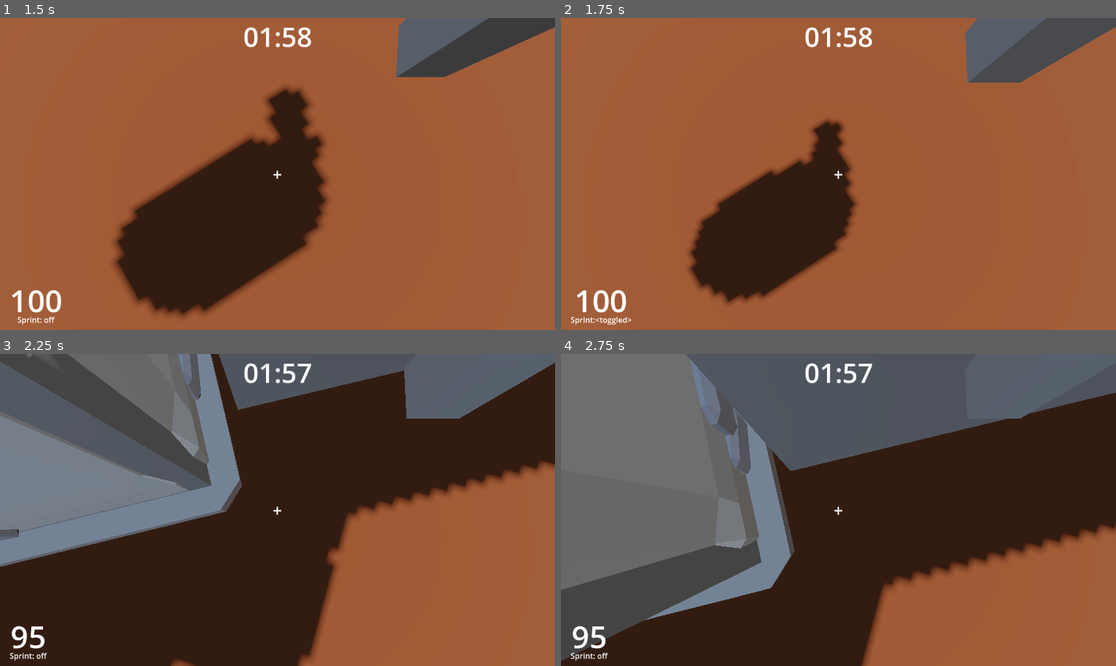
Above: before the commit, frames 1-4 (two rows, left to right).
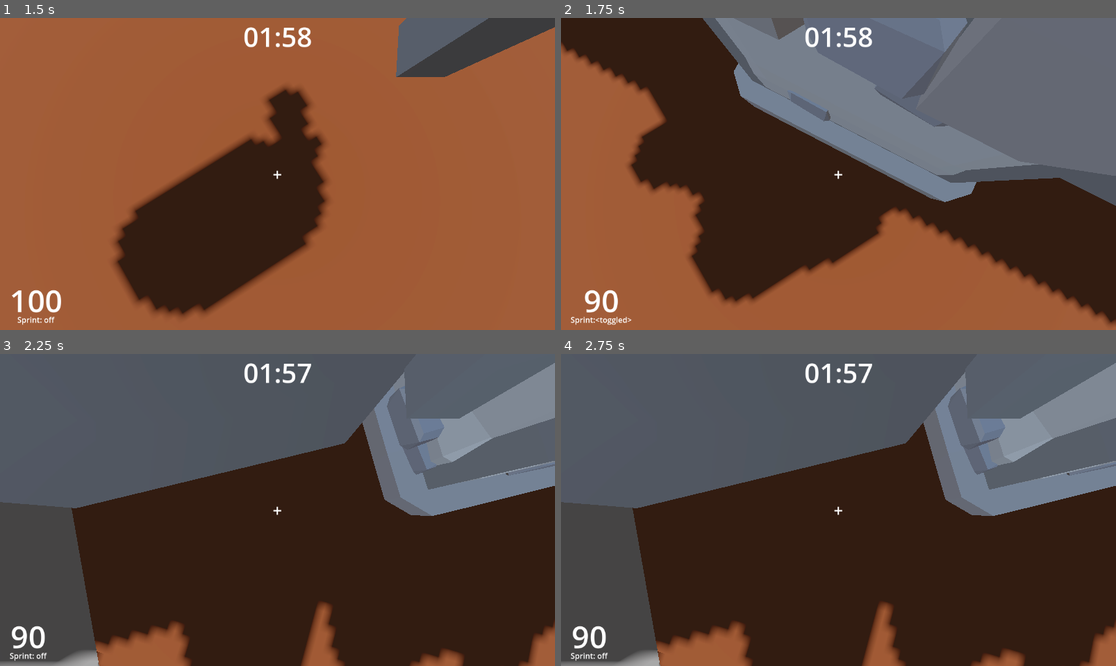
Above: after the commit, the same moments.

Repository: CSbean/Tower-Blaster
Game: Godot game, scene res://world.tscn
The game is run twice, just before and just after one commit, with the same random seed, the same clock (stepped at 60 frames per second) and the same inputs.
Inputs (mouse positions are in pixels of both pictures, inside the frame that each line leads up to):
- Up to frame 1 (1.5 s): move the mouse to (305, 174) at 0.52 s; hold Up (ui_up) from 0.53 s (still down); right-click (305, 174) at 0.6 s; tap Space (jump) at 0.77 s; click (305, 174) at 0.8 s; move the mouse to (249, 174) at 1.27 s; click (249, 174) at 1.35 s
- Up to frame 2 (1.75 s): keep holding Up (ui_up); tap Space (jump) at 1.52 s; tap Shift (sprint_toggle) at 1.55 s
- Up to frame 3 (2.25 s): keep holding Up (ui_up); move the mouse to (288, 503) at 2.02 s; tap Shift (sprint_toggle) at 2.1 s
- Up to frame 4 (2.75 s): keep holding Up (ui_up); right-click (849, 503) at 2.3 s

Frame 1 is identical in both runs. In frame 2, 59% of the frame differs, in the area x 0-100%, y 0-99%; in frame 3, 61%, in the area x 0-100%, y 0-100%; in frame 4, 53%.

Commit message:
made the turrets have a range and started the win and loss conditions

Diff:
--- a/tower-blaster/base.gd
+++ b/tower-blaster/base.gd
@@ -6,6 +6,7 @@
 
 
 var health = 100
+var win = false
 # Called when the node enters the scene tree for the first time.
 func _ready() -> void:
 	pass # Replace with function body.
@@ -19,6 +20,8 @@
 	health -= num
 	if health <= 0:
 		explode()
+		win = true
+
 	#https://www.youtube.com/watch?v=Afq4P6sS-xY
 	if progress_bar.value < num:
 		num = progress_bar.value
--- a/tower-blaster/character_body_3d.gd
+++ b/tower-blaster/character_body_3d.gd
@@ -17,41 +17,42 @@
 var camra_sense := 50
 var capMouse := false
 var sprinting = false
-var gameOver = false
+var playing = true
 
 func _ready() -> void:
 	change_mouse()
 
 
 func _process(_delta: float) -> void:
-	if Input.is_action_just_pressed("shoot"):
-		gun.play("shoot")
-		if ray_cast_3d.is_colliding():
-			if ray_cast_3d.get_collider() is Area3D:
-				ray_cast_3d.get_collider().queue_free()
-			if ray_cast_3d.get_collider().get_parent() is Base:
-				ray_cast_3d.get_collider().get_parent().take_damage(0.5)
-	if Input.is_action_just_pressed("sprint_toggle"):
-		if not sprinting:
-			sprinting = true
-			SPEED = 15.0
-			ui.sprint_toggle()
-		else:
-			sprinting = false
-			SPEED = 5.0
-			ui.sprint_toggle()
-	#projectile.direction = (ray.target_position - ray.global_position).normalized()
-	if Input.is_action_just_pressed("melee"):
-		if ray_cast_3d.is_colliding() and ray_cast_3d.get_collider() is Area3D:
-			var dist = ray_cast_3d.get_collision_point().distance_to(global_position)
-			if dist < 5:
-				#ray_cast_3d.get_collider().reverse_direction(ray_cast_3d.get_collision_normal())
-				#var global_dir = ($RayCast3D.to_global($RayCast3D.target_position) - $RayCast3D.global_position).normalized()
-				#ray_cast_3d.get_collider().direction = ray_cast_3d.to_global((ray_cast_3d.target_position + ray_cast_3d.global_position)).normalized()
-				#ray_cast_3d.get_collider().direction = to_global(rotation.normalized())
-				#print(ray_cast_3d.target_position + ray_cast_3d.global_position)
-				ray_cast_3d.get_collider().direction = global_position.direction_to(marker_3d.global_position)
-				ray_cast_3d.get_collider().parryed()
+	if playing:
+		if Input.is_action_just_pressed("shoot"):
+			gun.play("shoot")
+			if ray_cast_3d.is_colliding():
+				if ray_cast_3d.get_collider() is Area3D:
+					ray_cast_3d.get_collider().queue_free()
+				if ray_cast_3d.get_collider().get_parent() is Base:
+					ray_cast_3d.get_collider().get_parent().take_damage(0.5)
+		if Input.is_action_just_pressed("sprint_toggle"):
+			if not sprinting:
+				sprinting = true
+				SPEED = 50.0#15.0
+				ui.sprint_toggle()
+			else:
+				sprinting = false
+				SPEED = 5.0
+				ui.sprint_toggle()
+		#projectile.direction = (ray.target_position - ray.global_position).normalized()
+		if Input.is_action_just_pressed("melee"):
+			if ray_cast_3d.is_colliding() and ray_cast_3d.get_collider() is Area3D:
+				var dist = ray_cast_3d.get_collision_point().distance_to(global_position)
+				if dist < 5:
+					#ray_cast_3d.get_collider().reverse_direction(ray_cast_3d.get_collision_normal())
+					#var global_dir = ($RayCast3D.to_global($RayCast3D.target_position) - $RayCast3D.global_position).normalized()
+					#ray_cast_3d.get_collider().direction = ray_cast_3d.to_global((ray_cast_3d.target_position + ray_cast_3d.global_position)).normalized()
+					#ray_cast_3d.get_collider().direction = to_global(rotation.normalized())
+					#print(ray_cast_3d.target_position + ray_cast_3d.global_position)
+					ray_cast_3d.get_collider().direction = global_position.direction_to(marker_3d.global_position)
+					ray_cast_3d.get_collider().parryed()
 
 func _physics_process(delta: float) -> void:
 	# Add the gravity.
--- a/tower-blaster/project.godot
+++ b/tower-blaster/project.godot
@@ -14,6 +14,10 @@
 run/main_scene="uid://ccfctcrw0lrm5"
 config/features=PackedStringArray("4.6", "Forward Plus")
 config/icon="res://icon.svg"
+
+[global_group]
+
+turets=""
 
 [input]
 
--- a/tower-blaster/turret.gd
+++ b/tower-blaster/turret.gd
@@ -10,7 +10,7 @@
 
 @export var rangeX = 20
 @export var rangeZ = 20
-
+@export var color:Color=Color.INDIAN_RED
 var proj = preload("res://cannon_projectile.tscn")
 var health = 100
 var alive = true
@@ -18,7 +18,10 @@
 
 # Called when the node enters the scene tree for the first time.
 func _ready() -> void:
-	collision_shape_3d.shape.size = Vector3(rangeX,5,rangeZ)
+	var range_box := BoxShape3D.new()
+	range_box.size=Vector3(rangeX,5,rangeZ)
+	collision_shape_3d.shape = range_box
+	collision_shape_3d.debug_color=color
 	print(name,collision_shape_3d.shape.size)
 
 # Called every frame. 'delta' is the elapsed time since the previous frame.
--- a/tower-blaster/turret.tscn
+++ b/tower-blaster/turret.tscn
@@ -45,9 +45,9 @@
 size = Vector3(2, 2, 2)
 
 [sub_resource type="BoxShape3D" id="BoxShape3D_coqkk"]
-size = Vector3(20, 5, 20)
+size = Vector3(50, 5, 50)
 
-[node name="turret" type="Node3D" unique_id=1242701056]
+[node name="turret" type="Node3D" unique_id=1242701056 groups=["turets"]]
 script = ExtResource("1_c5apd")
 
 [node name="CSGBox3D" type="CSGBox3D" parent="." unique_id=926542846]
@@ -86,6 +86,7 @@
 [node name="CollisionShape3D" type="CollisionShape3D" parent="Area3D2" unique_id=1140544727]
 transform = Transform3D(1, 0, 0, 0, 1, 0, 0, 0, 1, 0, 2.5, 0)
 shape = SubResource("BoxShape3D_coqkk")
+debug_color = Color(6.545782e-06, 0.6386082, 0.7465791, 0.41960785)
 
 [connection signal="timeout" from="Timer" to="." method="_on_timer_timeout"]
 [connection signal="body_entered" from="Area3D2" to="." method="_on_area_3d_2_body_entered"]
--- a/tower-blaster/ui.gd
+++ b/tower-blaster/ui.gd
@@ -6,9 +6,12 @@
 @onready var time: Label = $CanvasLayer/time
 @onready var timer: Timer = $Timer
 
+
 signal timeOut
 
 var ST = false
+var win = false
+var loss = false
 # Called when the node enters the scene tree for the first time.
 func _ready() -> void:
 	pass # Replace with function body.
@@ -16,7 +19,14 @@
 
 # Called every frame. 'delta' is the elapsed time since the previous frame.
 func _process(_delta: float) -> void:
-	time.text = format_time(timer.time_left) #str(int(timer.time_left))
+	time.text = format_time(timer.time_left)
+	if win:
+		sprint_t.visible = false
+		health.visible = false
+		time.visible = false
+	if loss:
+		pass
+
 
 func update_health(num)->void:
 	health.text = str(num)
--- a/tower-blaster/world.gd
+++ b/tower-blaster/world.gd
@@ -2,6 +2,7 @@
 
 @onready var ui: Control = $UI
 @onready var player: Player = $Player
+@onready var base: Base = $Base
 
 # Called when the node enters the scene tree for the first time.
 func _ready() -> void:
@@ -10,8 +11,16 @@
 
 # Called every frame. 'delta' is the elapsed time since the previous frame.
 func _process(delta: float) -> void:
-	pass
+	if base.win:#start here
+		ui.win = true
+		gameWin()
 
 func gameOver()->void:
-	if ui.timeOut:
-		player.gameOver = true
+	if ui.timeOut or ui.loss:
+		player.playing = false
+
+func gameWin()->void:
+	if ui.win:
+		player.playing = false #.alive = false
+		for obj in get_tree().get_nodes_in_group("turets"):
+			obj.alive = false
--- a/tower-blaster/world.tscn
+++ b/tower-blaster/world.tscn
@@ -46,9 +46,15 @@
 
 [node name="turret12" parent="." unique_id=735083019 instance=ExtResource("2_fj7yv")]
 transform = Transform3D(1, 0, 0, 0, 1, 0, 0, 0, 1, -9.496182, 0, -31.5074)
+rangeX = 70
+rangeZ = 70
+color = Color(0.3893333, 0.8, 0.35999998, 1)
 
 [node name="turret13" parent="." unique_id=236917064 instance=ExtResource("2_fj7yv")]
 transform = Transform3D(1, 0, 0, 0, 1, 0, 0, 0, 1, 13.245674, 0, -18.891153)
+rangeX = 70
+rangeZ = 40
+color = Color(0.1951851, 0.29397863, 0.55650055, 1)
 
 [node name="UI" parent="." unique_id=812937870 instance=ExtResource("3_tlwt5")]
 
@@ -57,35 +63,53 @@
 
 [node name="turret2" parent="." unique_id=2099862574 instance=ExtResource("2_fj7yv")]
 transform = Transform3D(1, 0, 0, 0, 1, 0, 0, 0, 1, -46.429543, 0, 34.596)
+rangeX = 200
+rangeZ = 50
+
+[node name="turret3" parent="." unique_id=602886092 instance=ExtResource("2_fj7yv")]
+transform = Transform3D(1, 0, 0, 0, 1, 0, 0, 0, 1, -26.934475, 0, 24.684368)
+rangeX = 200
+rangeZ = 200
+
+[node name="turret5" parent="." unique_id=492311267 instance=ExtResource("2_fj7yv")]
+transform = Transform3D(1, 0, 0, 0, 1, 0, 0, 0, 1, -30.5989, 0, 9.82831)
+rangeX = 200
+rangeZ = 200
+
+[node name="turret6" parent="." unique_id=944390453 instance=ExtResource("2_fj7yv")]
+transform = Transform3D(1, 0, 0, 0, 1, 0, 0, 0, 1, -36.48646, 0, -11.652382)
+rangeX = 200
+rangeZ = 200
+
+[node name="turret11" parent="." unique_id=1914788794 instance=ExtResource("2_fj7yv")]
+transform = Transform3D(1, 0, 0, 0, 1, 0, 0, 0, 1, -22.054148, 0, -37.309006)
+rangeX = 200
+rangeZ = 200
+
+[node name="turret4" parent="." unique_id=1111293291 instance=ExtResource("2_fj7yv")]
+transform = Transform3D(1, 0, 0, 0, 1, 0, 0, 0, 1, 2.94, 0, 24.684)
+rangeX = 200
+rangeZ = 200
+
+[node name="turret10" parent="." unique_id=1980835822 instance=ExtResource("2_fj7yv")]
+transform = Transform3D(1, 0, 0, 0, 1, 0, 0, 0, 1, 37.482113, 0, 34.399296)
+rangeX = 40
+rangeZ = 40
+
+[node name="turret7" parent="." unique_id=1031691807 instance=ExtResource("2_fj7yv")]
+transform = Transform3D(1, 0, 0, 0, 1, 0, 0, 0, 1, 29.703056, 0, 9.033512)
 rangeX = 100
 rangeZ = 100
 
-[node name="turret3" parent="." unique_id=602886092 instance=ExtResource("2_fj7yv")]
-transform = Transform3D(1, 0, 0, 0, 1, 0, 0, 0, 1, -26.934475, 0, 24.684368)
-
-[node name="turret5" parent="." unique_id=492311267 instance=ExtResource("2_fj7yv")]
-transform = Transform3D(1, 0, 0, 0, 1, 0, 0, 0, 1, -30.5989, 0, 9.82831)
-
-[node name="turret6" parent="." unique_id=944390453 instance=ExtResource("2_fj7yv")]
-transform = Transform3D(1, 0, 0, 0, 1, 0, 0, 0, 1, -36.48646, 0, -11.652382)
-
-[node name="turret11" parent="." unique_id=1914788794 instance=ExtResource("2_fj7yv")]
-transform = Transform3D(1, 0, 0, 0, 1, 0, 0, 0, 1, -22.054148, 0, -37.309006)
-
-[node name="turret4" parent="." unique_id=1111293291 instance=ExtResource("2_fj7yv")]
-transform = Transform3D(1, 0, 0, 0, 1, 0, 0, 0, 1, 2.94, 0, 24.684)
-
-[node name="turret10" parent="." unique_id=1980835822 instance=ExtResource("2_fj7yv")]
-transform = Transform3D(1, 0, 0, 0, 1, 0, 0, 0, 1, 37.482113, 0, 34.399296)
-
-[node name="turret7" parent="." unique_id=1031691807 instance=ExtResource("2_fj7yv")]
-transform = Transform3D(1, 0, 0, 0, 1, 0, 0, 0, 1, 29.703056, 0, 9.033512)
-
 [node name="turret9" parent="." unique_id=1612955851 instance=ExtResource("2_fj7yv")]
 transform = Transform3D(1, 0, 0, 0, 1, 0, 0, 0, 1, 21.61997, 0, 1.4220839)
+rangeX = 100
+rangeZ = 100
 
 [node name="turret8" parent="." unique_id=312979946 instance=ExtResource("2_fj7yv")]
 transform = Transform3D(1, 0, 0, 0, 1, 0, 0, 0, 1, 41.639225, 0, -10.554806)
+rangeX = 200
+rangeZ = 200
 
 [node name="OutsideWalls" type="Node3D" parent="." unique_id=493074190]
 
